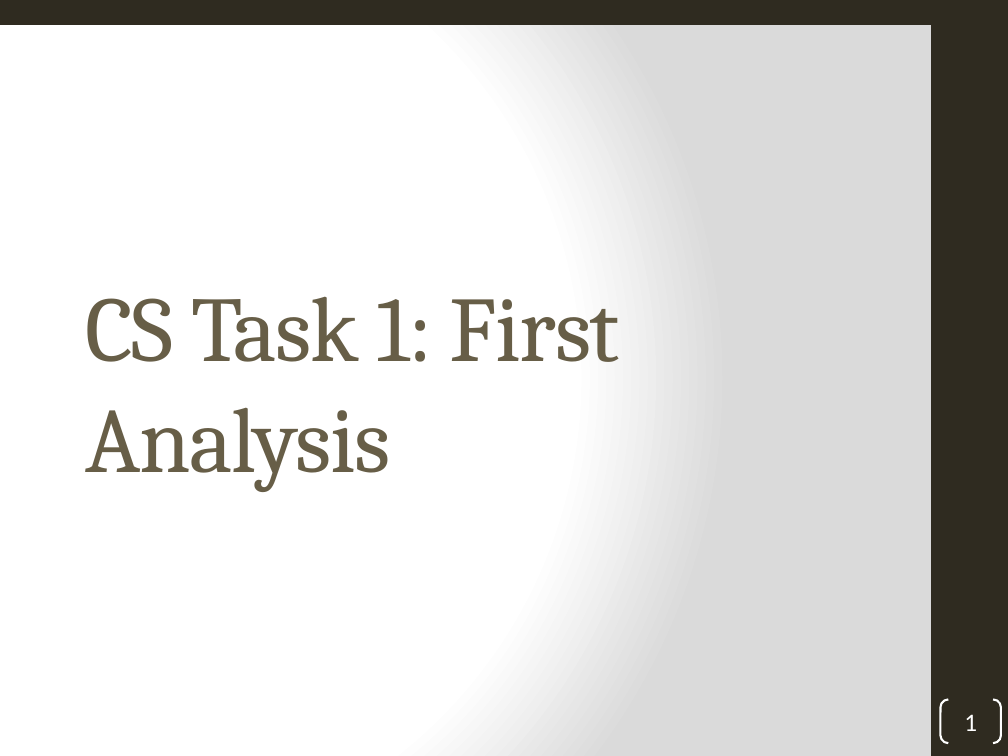
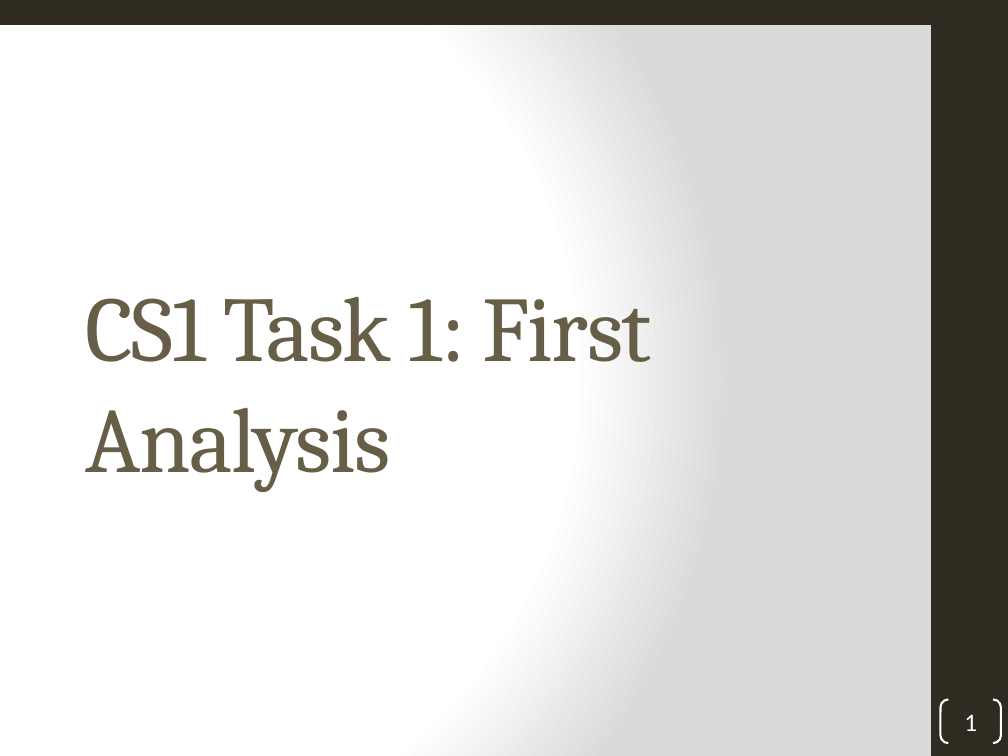
Before and after one commit to inved1/ch.bfh.bti7081.s2013.black, a slide deck: slide 1 of ch.bfh.bti7081.s2013.black/doc/taskRepository/CS1/CS1 Task 1.pptx. Drawn at 1008x756 pixels with LibreOffice and Linux fonts; fonts in the diff are those of the drawing; background and template pictures are left out. Boxes give left, top, right and bottom in pixels: in the first picture for what was removed or moved away, otherwise in the second. Text is boxed around its words. In the diff, an @@ line names an element or a change of style, - is before the commit and + after.

Commit message:
added document for CS2 task 1, naming of the titles adapted

```diff
--- a/ch.bfh.bti7081.s2013.black/doc/taskRepository/CS1/CS1 Task 1.pptx
+++ b/ch.bfh.bti7081.s2013.black/doc/taskRepository/CS1/CS1 Task 1.pptx
@@ title at [86, 296, 652, 491]: text changed @@
-CS Task 1: First Analysis
+CS1 Task 1: First Analysis
```
Also in this commit, not shown: 4 other files.
